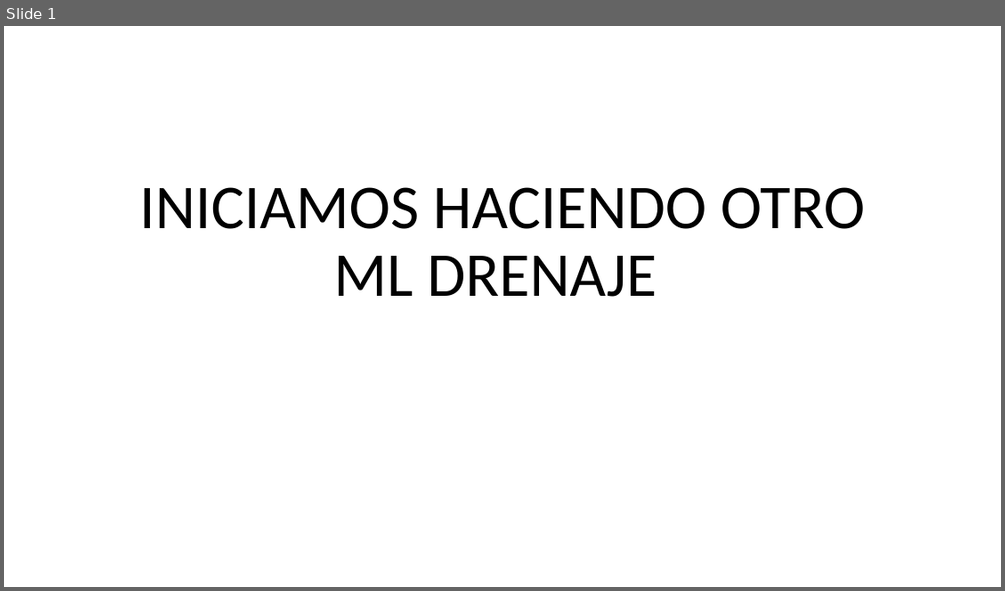
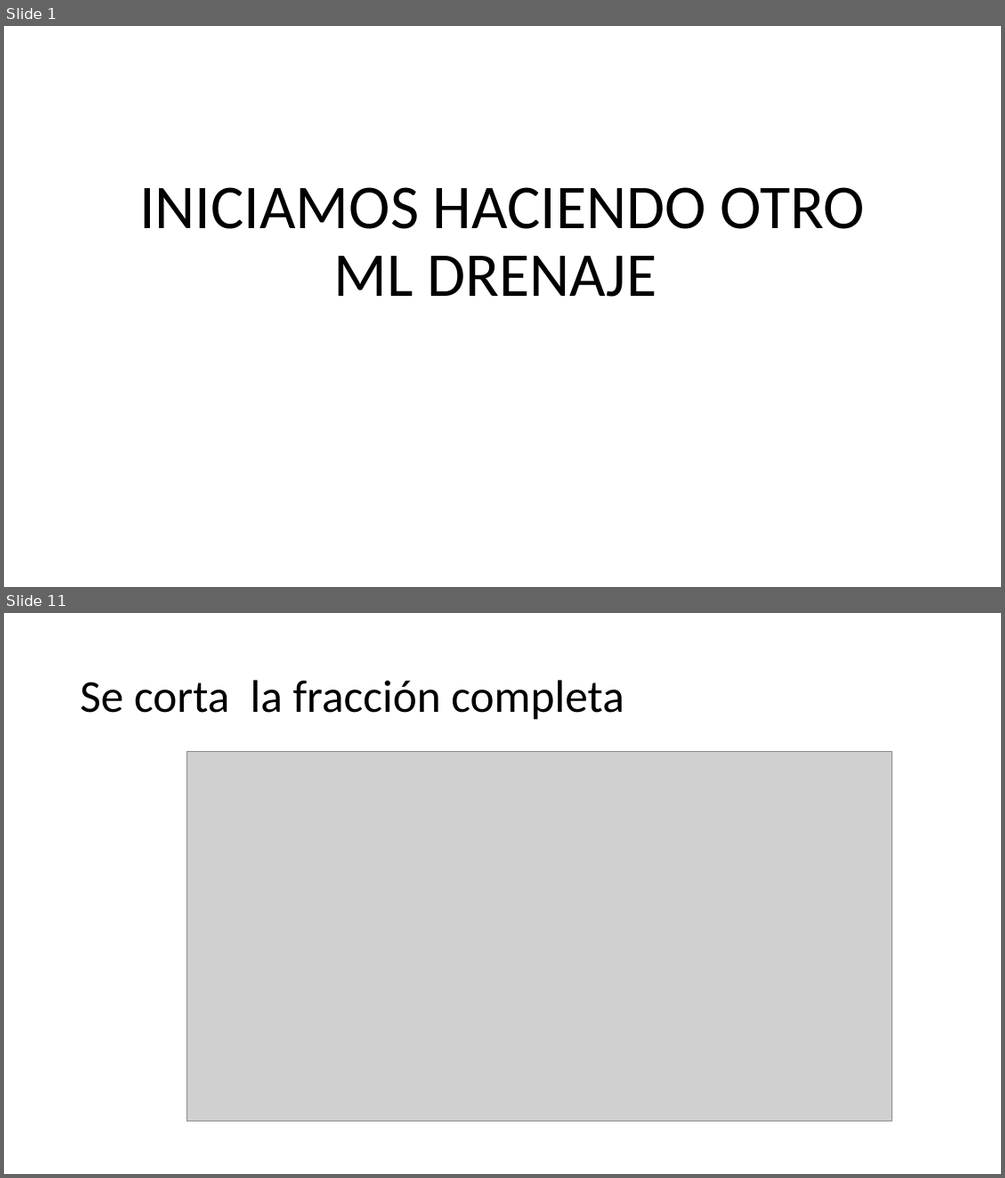
Before and after one commit to IvanRivera007/gitdocs-2026, a slide deck: AUTOCAD INTECAP/apuntes powerpoint/CLASE 10, Miercoles 18 Marzo.pptx. Shown one above the other, each under a label of ours: slide 1 before the commit, slides 1 and 11 after it; the slides between them are not shown. The pictures are 1005x591 and 1005x1178 pixels, drawn with LibreOffice and Linux fonts; fonts in the diff are those of the drawing; grey boxes stand for pictures. Boxes give left, top, right and bottom in pixels: in the first picture for what was removed or moved away, otherwise in the second. Text is boxed around its words. In the diff, an @@ line names an element or a change of style, - is before the commit and + after.

```diff
--- a/AUTOCAD INTECAP/apuntes powerpoint/CLASE 10, Miercoles 18 Marzo.pptx
+++ b/AUTOCAD INTECAP/apuntes powerpoint/CLASE 10, Miercoles 18 Marzo.pptx
@@ slide 11 added at [4,613,1001,1174], background #FFFFFF @@
@@ title added at [80,680,624,720], 44 pt, text #000000 @@
+Se corta la fracción completa
@@ picture added at [187,751,892,1121] @@
```
Also in this commit, not shown: 16 other slides added, 6 slides removed, 4 other files.
